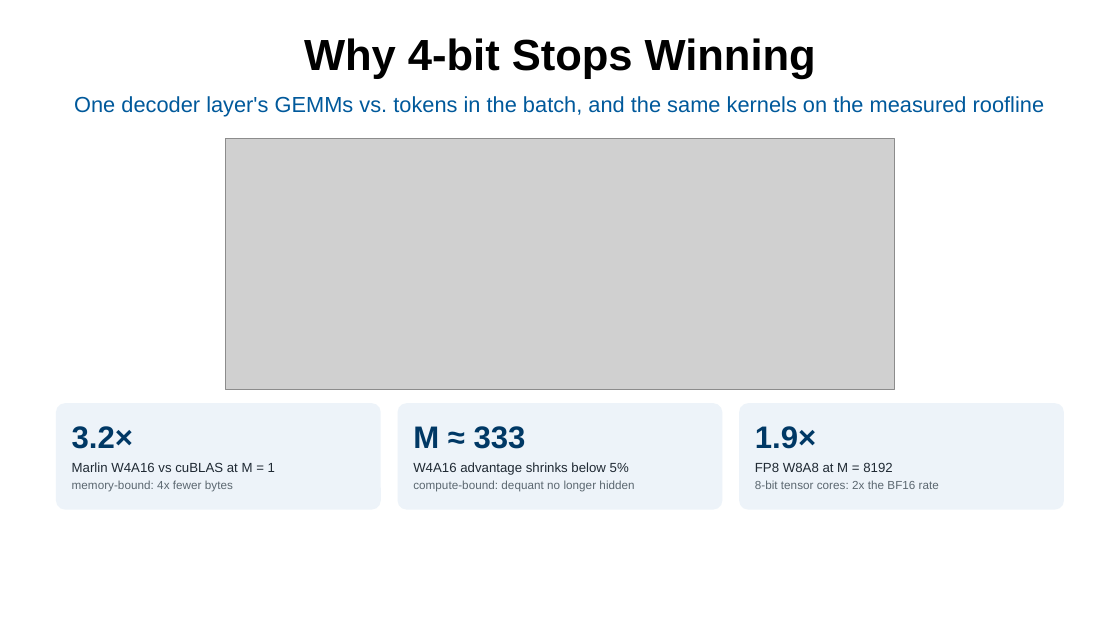
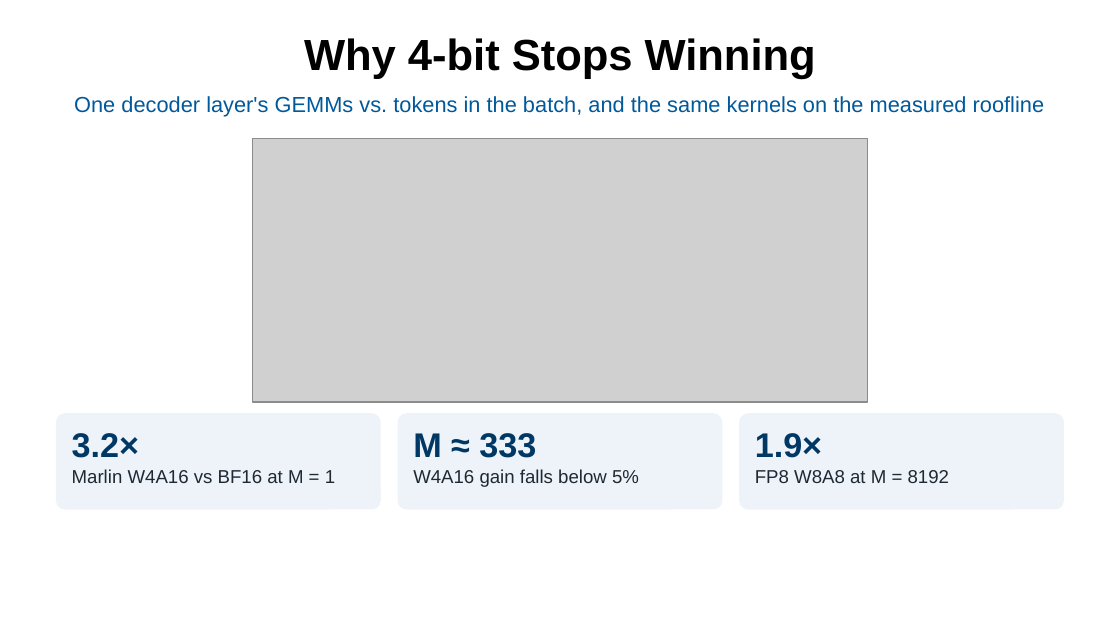
Before and after one commit to zz9tf/6359-SYS-ARCHITECT-course-work, a slide deck: slide 6 of final_project/slides/final_presentation.pptx. Drawn at 1120x630 pixels with LibreOffice and Linux fonts; fonts in the diff are those of the drawing; grey boxes stand for pictures; background and template pictures are left out. Boxes give left, top, right and bottom in pixels: in the first picture for what was removed or moved away, otherwise in the second. Text is boxed around its words. In the diff, an @@ line names an element or a change of style, - is before the commit and + after.

```diff
--- a/final_project/slides/final_presentation.pptx
+++ b/final_project/slides/final_presentation.pptx
@@ picture: place and size @@
-picture at (225,139,894,390)
+picture at (252,139,867,402)
@@ rounded rectangle: place and size @@
-rounded rectangle at (56,403,381,510)
+rounded rectangle at (56,413,381,510)
@@ rounded rectangle: place and size @@
-rounded rectangle at (398,403,722,510)
+rounded rectangle at (398,413,722,510)
@@ proportions changed in 3 elements at (56,413,381,510), (398,413,722,510), (739,413,1064,510) @@
@@ rounded rectangle: place and size @@
-rounded rectangle at (739,403,1064,510)
+rounded rectangle at (739,413,1064,510)
@@ 3 texts: place and size @@
-3 texts at (72,426,816,449)
+3 texts at (72,433,822,458)
@@ size 20 to 22 pt in 3 elements at (413,433,536,458), (755,433,822,458), (72,433,139,458) @@
@@ text at (72,469,335,483): text changed; size 7.5 to 12 pt; text colour #5B6770 to #1F2933 @@
-Marlin W4A16 vs cuBLAS at M = 1
-memory-bound: 4x fewer bytes
+Marlin W4A16 vs BF16 at M = 1
@@ text at (413,469,639,487): text changed; size 7.5 to 12 pt; text colour #5B6770 to #1F2933 @@
-W4A16 advantage shrinks below 5%
-compute-bound: dequant no longer hidden
+W4A16 gain falls below 5%
@@ text "FP8 W8A8 at M = ..." at (755,470,949,483): size 8.5 to 12 pt; less space between paragraphs @@
@@ text at (755,480,939,489): paragraph removed @@
-8-bit tensor cores: 2x the BF16 rate
```
Also in this commit, not shown: 10 other slides changed, 30 other files.
